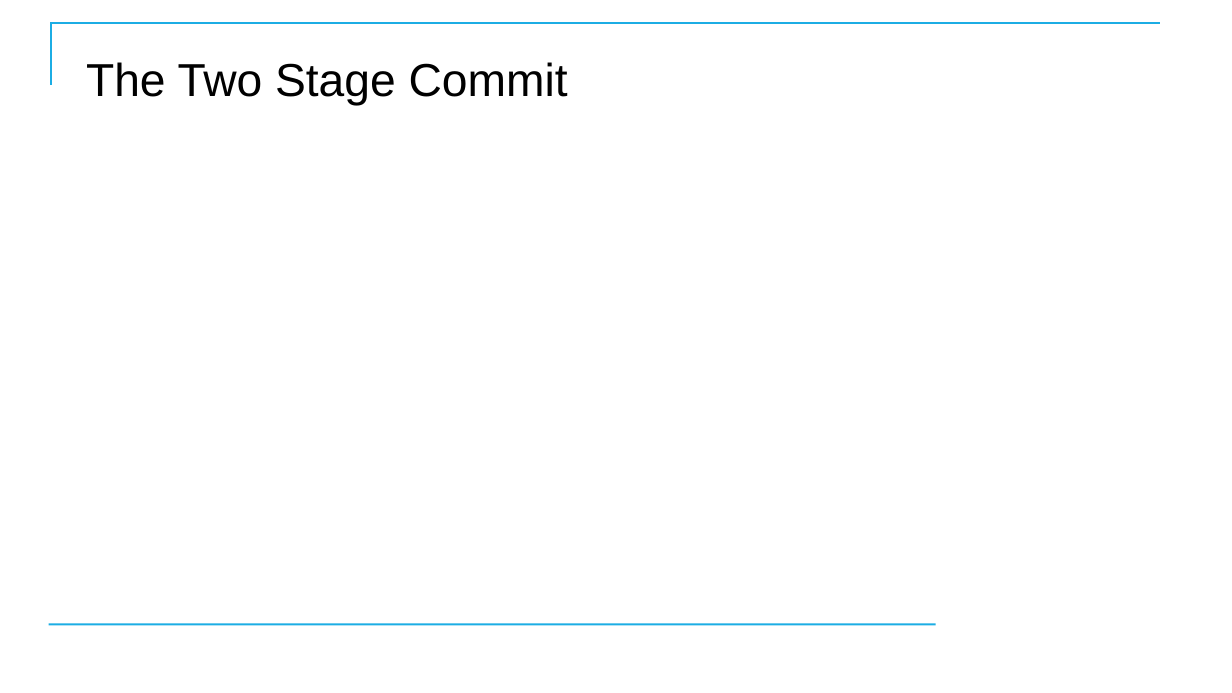
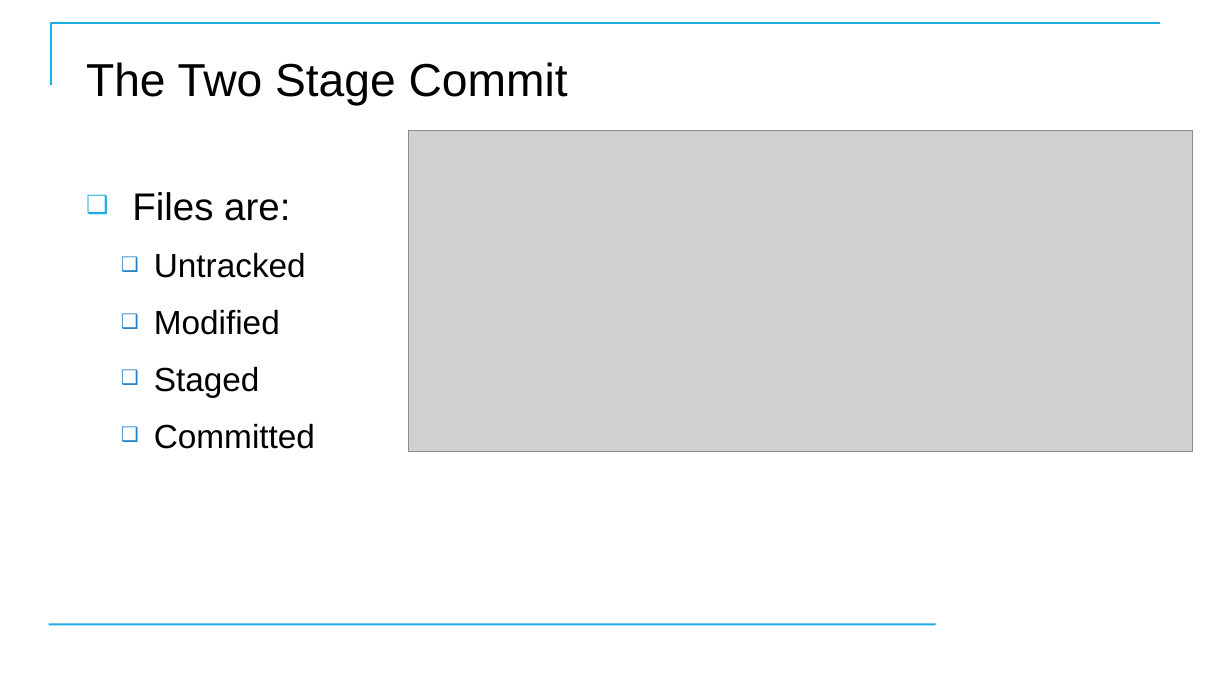
Before and after one commit to CostelloTechnicalConsulting/XGHDEV, a slide deck: slide 35 of ppt/XGHDEV.pptx. Drawn at 1232x693 pixels with LibreOffice and Linux fonts; fonts in the diff are those of the drawing; grey boxes stand for pictures; background and template pictures are left out. Boxes give left, top, right and bottom in pixels: in the first picture for what was removed or moved away, otherwise in the second. Text is boxed around its words. In the diff, an @@ line names an element or a change of style, - is before the commit and + after.

```diff
--- a/ppt/XGHDEV.pptx
+++ b/ppt/XGHDEV.pptx
@@ picture added at (409,131,1193,452) @@
@@ text added at (132,192,315,449), 26 pt, text #000000 @@
+❑ Files are:
+  ❑ Untracked
+  ❑ Modified
+  ❑ Staged
+  ❑ Committed
```
Also in this commit, not shown: 41 other slides changed, 7 slides removed.
